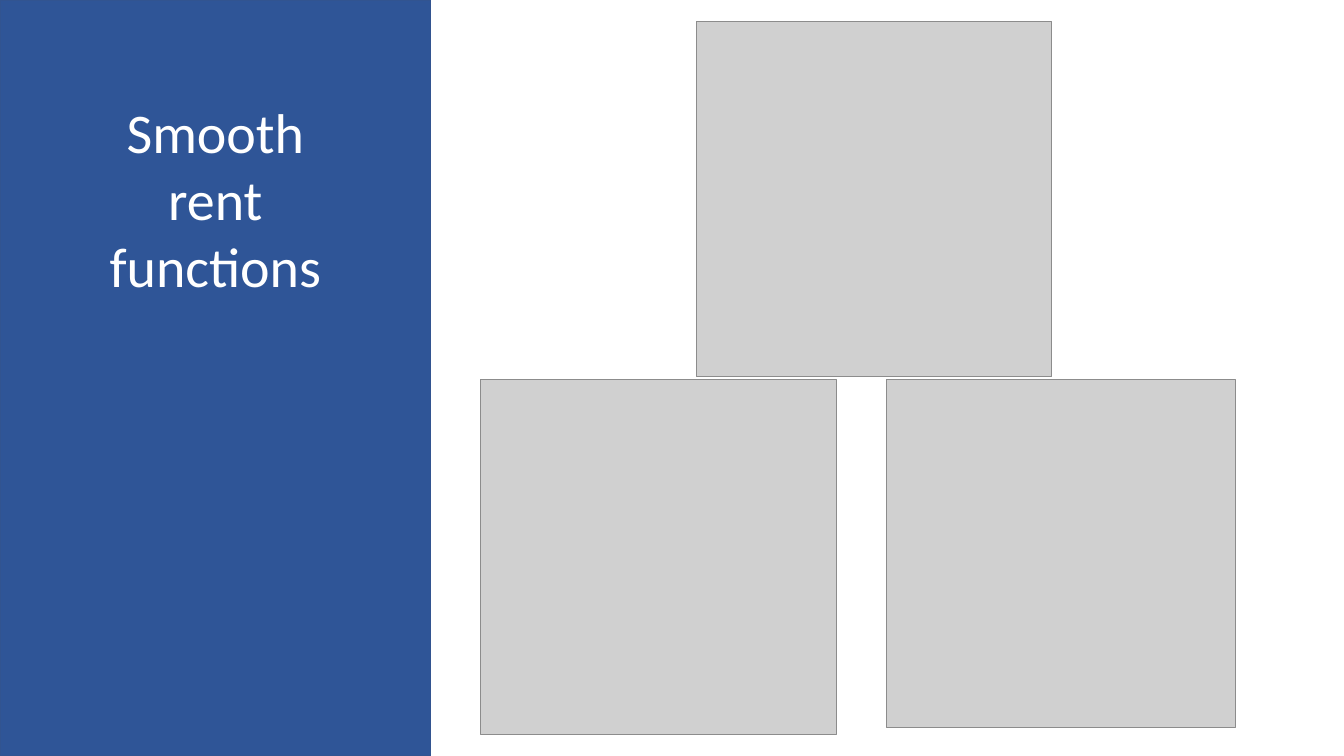
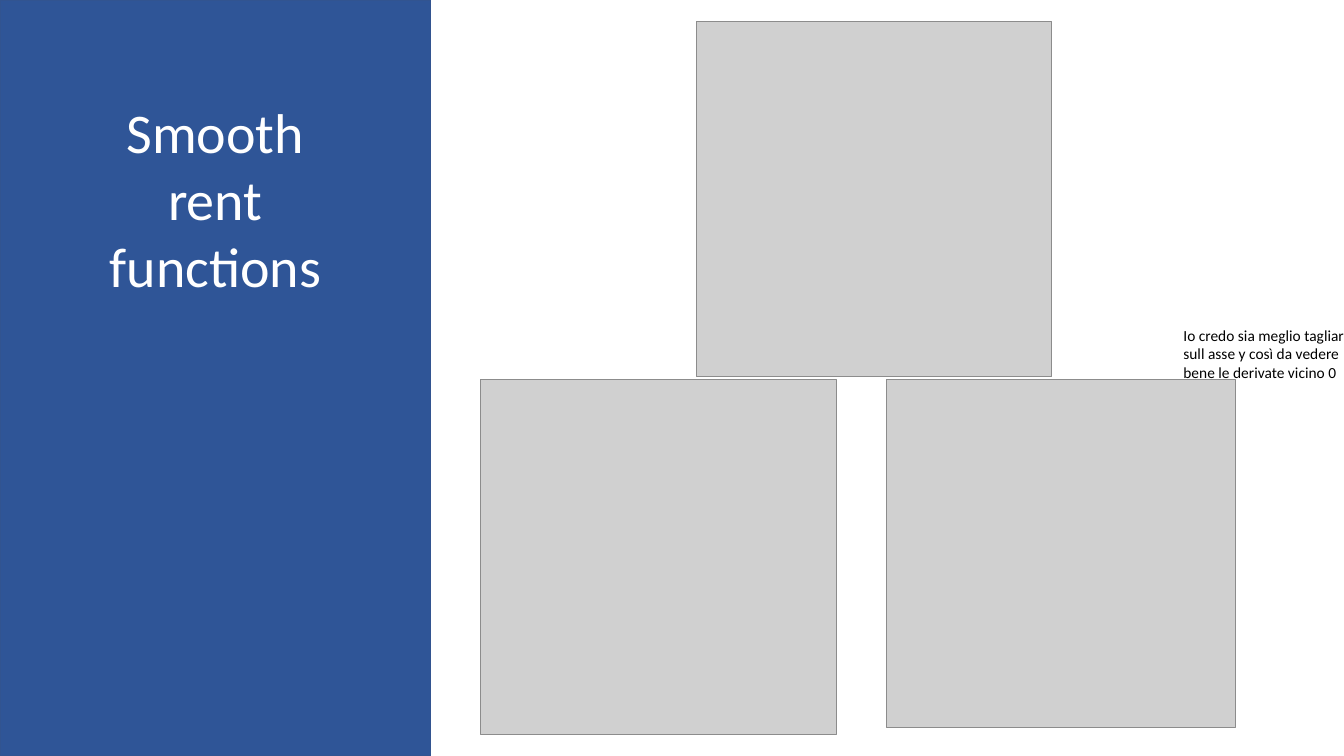
Before and after one commit to pietrobogani/SF-houses, a slide deck: slide 12 of Seconda Presentazione.pptx. Drawn at 1344x756 pixels with LibreOffice and Linux fonts; fonts in the diff are those of the drawing; grey boxes stand for pictures. Boxes give left, top, right and bottom in pixels: in the first picture for what was removed or moved away, otherwise in the second. Text is boxed around its words. In the diff, an @@ line names an element or a change of style, - is before the commit and + after.

```diff
--- a/Seconda Presentazione.pptx
+++ b/Seconda Presentazione.pptx
@@ text added at [1183, 330, 1344, 383], 11 pt, text #000000 @@
+Io credo sia meglio tagliare sull asse y così da vedere bene le derivate vicino 0
```
Also in this commit, not shown: 5 other slides changed, 3 other files.
